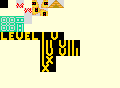
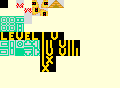
Layers edited between the first and the second w=120, h=88 image:
painted on "Fondo" over bbox(0, 40, 40, 56)
